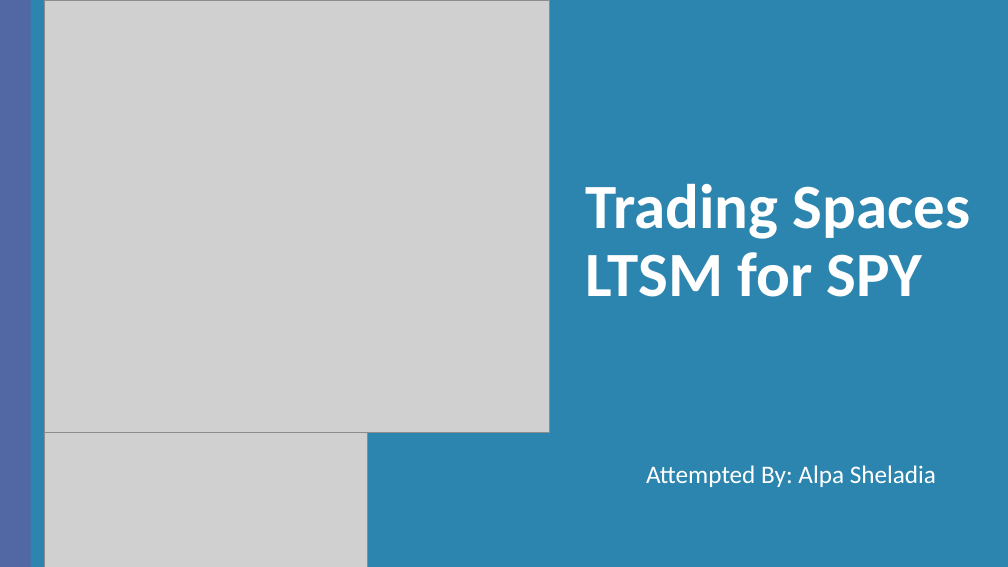
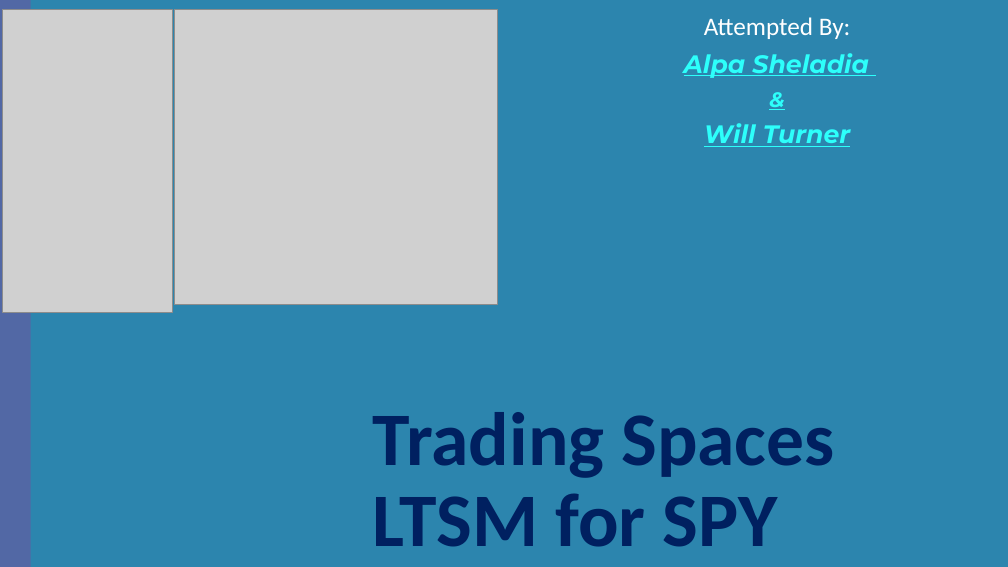
Before and after one commit to Asheladia/Arbetrade, a slide deck: slide 1 of Trading Spaces LTSM for SPY.pptx. Drawn at 1008x567 pixels with LibreOffice and Linux fonts; fonts in the diff are those of the drawing; grey boxes stand for pictures; background and template pictures are left out; a plain dark background stands for a picture behind light text. Boxes give left, top, right and bottom in pixels: in the first picture for what was removed or moved away, otherwise in the second. Text is boxed around its words. In the diff, an @@ line names an element or a change of style, - is before the commit and + after.

```diff
--- a/Trading Spaces LTSM for SPY.pptx
+++ b/Trading Spaces LTSM for SPY.pptx
@@ background #FFFFFF to picture (left out) @@
@@ picture added at (x1=2, y1=10, x2=172, y2=312) @@
@@ picture removed at (x1=45, y1=0, x2=550, y2=433) @@
@@ picture added at (x1=175, y1=10, x2=498, y2=305) @@
@@ subtitle at (x1=684, y1=17, x2=869, y2=147): text changed; font Calibri to Montserrat; text colour #FFFFFF to #2DFFFB; bold on; italic on @@
-Attempted By: Alpa Sheladia
+Attempted By:
+Alpa Sheladia
+&
+Will Turner
@@ title "Trading Spaces LTSM for SPY" moved from (x1=586, y1=183, x2=971, y2=297) to (x1=373, y1=412, x2=834, y2=547) @@
@@ title "Trading Spaces LTSM for SPY" at (x1=373, y1=412, x2=834, y2=547): size 60 to 72 pt, text colour #FFFFFF to #002060 @@
@@ picture removed at (x1=45, y1=433, x2=367, y2=567) @@
```
Also in this commit, not shown: 2 other slides changed, 1 slide removed, 32 other files.
